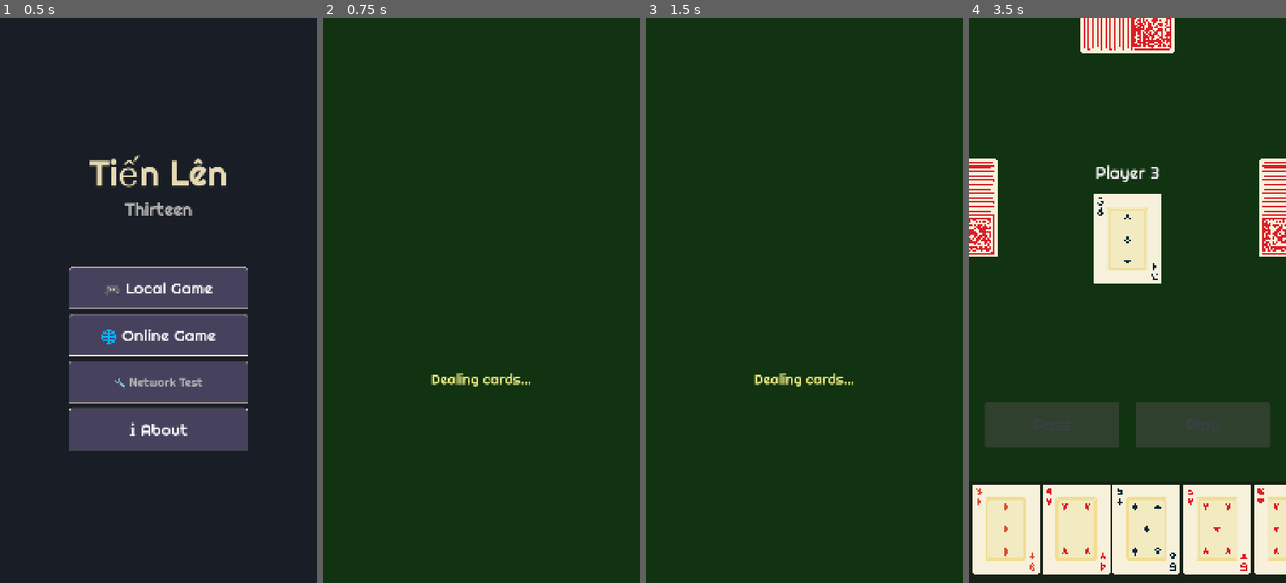
Above: before the commit, frames 1-4 (left to right).
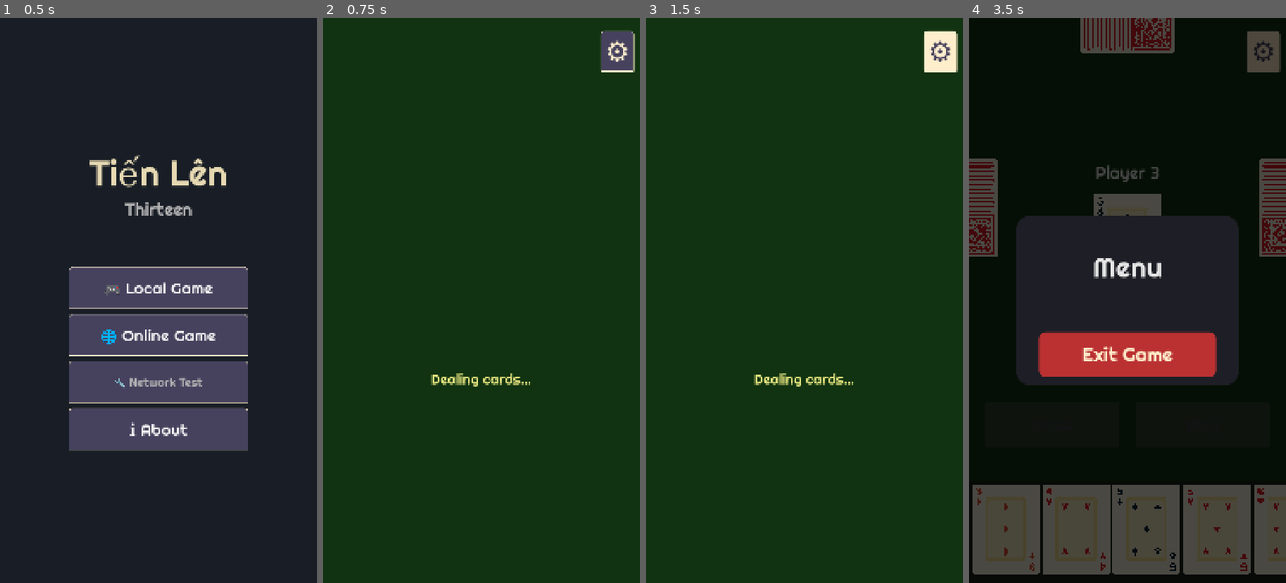
Above: after the commit, the same moments.

Repository: binhrobles/thirteen
Game: Godot game, scene res://scenes/main_menu.tscn
Same seed, same stepped clock (60 frames per second), same inputs: the game is played once before the commit and once after it.
Inputs (mouse positions are in pixels of both pictures, inside the frame that each line leads up to):
- Up to frame 1 (0.5 s): no input
- Up to frame 2 (0.75 s): click "🎮 Local Game" at 0.5 s
- Up to frame 3 (1.5 s): click (940, 51) at 1.25 s, where only the run after the commit has a clickable "⚙"
- Up to frame 4 (3.5 s): click (1263, 51) at 2 s, where only the run after the commit has a clickable "⚙"; click (1263, 51) at 2.75 s, where only the run after the commit has a clickable "⚙"

Frame 1 is identical in both runs. In frame 2, 0.8% of the frame differs, in the area x 87-99%, y 2-10%; in frame 3, 0.8%; in frame 4, 83%, in the area x 0-100%, y 0-99%.
Error after the commit: Invalid call. Nonexistent function 'show_menu' in base 'Nil'. (res://scripts/main.gd:325)

Commit message:
Add in-game menu with Exit Game button
Menu features:
- Cog button (⚙) in top right corner of in-game screens
- Opens centered overlay menu when clicked
- Menu has red "Exit Game" button that returns to main menu
- Menu can be dismissed by clicking background
- Mobile-responsive sizing based on viewport

Implementation:
- New InGameMenu class (scripts/in_game_menu.gd) - overlay with theme
- Cog button added to main.tscn and networked_game.tscn
- Wired up in both main.gd and networked_game.gd
- Networked game properly disconnects WebSocket before exiting
- Menu uses Soft Retro theme for consistency

Co-Authored-By: Claude Sonnet 4.5 <noreply@anthropic.com>

Diff:
--- a/scenes/main.tscn
+++ b/scenes/main.tscn
@@ -81,3 +81,16 @@
 grow_horizontal = 2
 grow_vertical = 0
 text = "Pass"
+
+[node name="MenuButton" type="Button" parent="."]
+layout_mode = 1
+anchors_preset = 1
+anchor_left = 1.0
+anchor_right = 1.0
+offset_left = -80.0
+offset_top = 20.0
+offset_right = -20.0
+offset_bottom = 80.0
+grow_horizontal = 0
+theme_override_font_sizes/font_size = 32
+text = "⚙"
--- a/scenes/networked_game.tscn
+++ b/scenes/networked_game.tscn
@@ -29,3 +29,8 @@
 layout_mode = 0
 theme_override_font_sizes/font_size = 48
 text = "Connecting..."
+
+[node name="MenuButton" type="Button" parent="."]
+layout_mode = 0
+theme_override_font_sizes/font_size = 32
+text = "⚙"
--- /dev/null
+++ b/scripts/in_game_menu.gd
@@ -0,0 +1,131 @@
+class_name InGameMenu
+extends Control
+
+## In-game pause/settings menu overlay
+
+signal exit_game_requested()  # Emitted when player wants to exit to main menu
+
+@onready var background: ColorRect
+@onready var menu_panel: Panel
+@onready var exit_button: Button
+
+const SoftRetroTheme := preload("res://assets/themes/soft_retro/soft_retro.tres")
+
+
+func _ready() -> void:
+	_setup_ui()
+	hide()  # Hidden by default
+
+
+func _setup_ui() -> void:
+	"""Create the in-game menu UI"""
+	# Apply retro theme for consistent font
+	theme = SoftRetroTheme
+
+	# Get viewport for responsive sizing
+	var viewport_size := get_viewport_rect().size
+	var viewport_height := viewport_size.y
+
+	# Full screen overlay
+	anchor_right = 1.0
+	anchor_bottom = 1.0
+	mouse_filter = Control.MOUSE_FILTER_STOP
+	z_index = 200  # Render above everything else
+	z_as_relative = false  # Use absolute z-index
+
+	# Semi-transparent background (tap to dismiss)
+	background = ColorRect.new()
+	background.anchor_right = 1.0
+	background.anchor_bottom = 1.0
+	background.color = Color(0, 0, 0, 0.7)
+	background.mouse_filter = Control.MOUSE_FILTER_STOP
+	background.gui_input.connect(_on_background_input)
+	add_child(background)
+
+	# Menu panel (centered)
+	menu_panel = Panel.new()
+	menu_panel.anchor_left = 0.15
+	menu_panel.anchor_right = 0.85
+	menu_panel.anchor_top = 0.35
+	menu_panel.anchor_bottom = 0.65
+	var style_box := StyleBoxFlat.new()
+	style_box.bg_color = Color(0.12, 0.12, 0.15)
+	var corner_radius := int(viewport_height * 0.024)  # ~20px on 844px screen
+	style_box.corner_radius_top_left = corner_radius
+	style_box.corner_radius_top_right = corner_radius
+	style_box.corner_radius_bottom_left = corner_radius
+	style_box.corner_radius_bottom_right = corner_radius
+	menu_panel.add_theme_stylebox_override("panel", style_box)
+	add_child(menu_panel)
+
+	# Container for menu items
+	var vbox := VBoxContainer.new()
+	vbox.anchor_left = 0.1
+	vbox.anchor_right = 0.9
+	vbox.anchor_top = 0.2
+	vbox.anchor_bottom = 0.8
+	vbox.add_theme_constant_override("separation", int(viewport_height * 0.03))  # ~25px spacing
+	menu_panel.add_child(vbox)
+
+	# Title
+	var title_label := Label.new()
+	title_label.text = "Menu"
+	title_label.horizontal_alignment = HORIZONTAL_ALIGNMENT_CENTER
+	title_label.add_theme_font_size_override("font_size", int(viewport_height * 0.05))  # ~42px on 844px screen
+	title_label.add_theme_color_override("font_color", Color(0.9, 0.9, 0.9))
+	vbox.add_child(title_label)
+
+	# Spacer
+	var spacer := Control.new()
+	spacer.custom_minimum_size = Vector2(0, int(viewport_height * 0.024))
+	vbox.add_child(spacer)
+
+	# Exit Game button (red)
+	exit_button = Button.new()
+	exit_button.text = "Exit Game"
+	exit_button.custom_minimum_size = Vector2(0, int(viewport_height * 0.08))  # ~70px on 844px screen
+	exit_button.add_theme_font_size_override("font_size", int(viewport_height * 0.035))  # ~30px on 844px screen
+
+	# Red button style
+	var exit_style := StyleBoxFlat.new()
+	exit_style.bg_color = Color(0.8, 0.2, 0.2, 0.9)  # Red
+	var button_radius := int(viewport_height * 0.012)  # ~10px on 844px screen
+	exit_style.corner_radius_top_left = button_radius
+	exit_style.corner_radius_top_right = button_radius
+	exit_style.corner_radius_bottom_left = button_radius
+	exit_style.corner_radius_bottom_right = button_radius
+	exit_button.add_theme_stylebox_override("normal", exit_style)
+
+	# Darker red hover style
+	var exit_hover_style := StyleBoxFlat.new()
+	exit_hover_style.bg_color = Color(0.9, 0.3, 0.3, 0.9)
+	exit_hover_style.corner_radius_top_left = button_radius
+	exit_hover_style.corner_radius_top_right = button_radius
+	exit_hover_style.corner_radius_bottom_left = button_radius
+	exit_hover_style.corner_radius_bottom_right = button_radius
+	exit_button.add_theme_stylebox_override("hover", exit_hover_style)
+
+	exit_button.pressed.connect(_on_exit_button_pressed)
+	vbox.add_child(exit_button)
+
+
+func show_menu() -> void:
+	"""Display the in-game menu"""
+	show()
+
+
+func _on_background_input(event: InputEvent) -> void:
+	"""Handle tap on background to dismiss"""
+	if event is InputEventMouseButton and event.pressed and event.button_index == MOUSE_BUTTON_LEFT:
+		_dismiss()
+
+
+func _dismiss() -> void:
+	"""Close the menu"""
+	hide()
+
+
+func _on_exit_button_pressed() -> void:
+	"""Handle exit button press"""
+	exit_game_requested.emit()
+	hide()
--- a/scripts/main.gd
+++ b/scripts/main.gd
@@ -6,9 +6,11 @@
 const OpponentHandScript := preload("res://scripts/opponent_hand.gd")
 const PlayHistoryDrawerScript := preload("res://scripts/play_history_drawer.gd")
 const GameOverScreenScript := preload("res://scripts/game_over_screen.gd")
+const InGameMenuScript := preload("res://scripts/in_game_menu.gd")
 
 @onready var play_button: Button = $PlayButton
 @onready var pass_button: Button = $PassButton
+@onready var menu_button: Button = $MenuButton
 @onready var title_label: Label = $Title
 @onready var subtitle_label: Label = $Subtitle
 
@@ -18,6 +20,7 @@
 var play_area_ui
 var play_history_drawer
 var game_over_screen
+var in_game_menu
 var opponent_hands: Array = []  # Array of OpponentHand for players 1, 2, 3
 
 
@@ -100,6 +103,18 @@
 	play_disabled_style.corner_radius_bottom_right = 8
 	play_button.add_theme_stylebox_override("disabled", play_disabled_style)
 
+	# Configure Menu button (top right, cog icon)
+	menu_button.anchor_left = 1.0
+	menu_button.anchor_right = 1.0
+	menu_button.anchor_top = 0.0
+	menu_button.anchor_bottom = 0.0
+	menu_button.offset_left = -int(viewport_size.x * 0.12)  # 12% from right
+	menu_button.offset_top = int(viewport_size.y * 0.024)  # 2.4% from top
+	menu_button.offset_right = -int(viewport_size.x * 0.024)  # 2.4% from right
+	menu_button.offset_bottom = int(viewport_size.y * 0.095)  # Height ~7% of viewport
+	menu_button.add_theme_font_size_override("font_size", int(viewport_size.y * 0.05))  # 5% of viewport height
+	menu_button.pressed.connect(_on_menu_button_pressed)
+
 
 func _initialize_game() -> void:
 	"""Initialize a new game"""
@@ -140,6 +155,11 @@
 	# Create play history drawer
 	play_history_drawer = PlayHistoryDrawerScript.new()
 	add_child(play_history_drawer)
+
+	# Create in-game menu
+	in_game_menu = InGameMenuScript.new()
+	add_child(in_game_menu)
+	in_game_menu.exit_game_requested.connect(_on_exit_game_requested)
 
 	# Connect play area signal to show history drawer
 	play_area_ui.history_requested.connect(_on_history_requested)
@@ -298,3 +318,14 @@
 	# Wait one frame for cleanup, then initialize new game
 	await get_tree().process_frame
 	_initialize_game()
+
+
+func _on_menu_button_pressed() -> void:
+	"""Show in-game menu when cog button is pressed"""
+	in_game_menu.show_menu()
+
+
+func _on_exit_game_requested() -> void:
+	"""Handle exit game request from in-game menu"""
+	print("Exiting game, returning to main menu")
+	get_tree().change_scene_to_file("res://scenes/main_menu.tscn")
--- a/scripts/networked_game.gd
+++ b/scripts/networked_game.gd
@@ -7,13 +7,16 @@
 const PlayAreaScene := preload("res://scenes/play_area.tscn")
 const OpponentHandScript := preload("res://scripts/opponent_hand.gd")
 const CardScript := preload("res://scripts/card.gd")
+const InGameMenuScript := preload("res://scripts/in_game_menu.gd")
 
 @onready var play_button: Button = $PlayButton
 @onready var pass_button: Button = $PassButton
+@onready var menu_button: Button = $MenuButton
 @onready var status_label: Label = $StatusLabel
 
 var player_hand_ui
 var play_area_ui
+var in_game_menu
 var opponent_hands: Array = []
 
 # Network game state
@@ -124,6 +127,18 @@
 	status_label.horizontal_alignment = HORIZONTAL_ALIGNMENT_CENTER
 	status_label.vertical_alignment = VERTICAL_ALIGNMENT_CENTER
 
+	# Configure Menu button (top right, cog icon)
+	menu_button.anchor_left = 1.0
+	menu_button.anchor_right = 1.0
+	menu_button.anchor_top = 0.0
+	menu_button.anchor_bottom = 0.0
+	menu_button.offset_left = -int(viewport_size.x * 0.12)  # 12% from right
+	menu_button.offset_top = int(viewport_size.y * 0.024)  # 2.4% from top
+	menu_button.offset_right = -int(viewport_size.x * 0.024)  # 2.4% from right
+	menu_button.offset_bottom = int(viewport_size.y * 0.095)  # Height ~7% of viewport
+	menu_button.add_theme_font_size_override("font_size", int(viewport_size.y * 0.05))  # 5% of viewport height
+	menu_button.pressed.connect(_on_menu_button_pressed)
+
 
 func _setup_game_ui() -> void:
 	# Create play area
@@ -153,6 +168,11 @@
 
 	# Connect card selection signal
 	player_hand_ui.selection_changed.connect(_on_selection_changed)
+
+	# Create in-game menu
+	in_game_menu = InGameMenuScript.new()
+	add_child(in_game_menu)
+	in_game_menu.exit_game_requested.connect(_on_exit_game_requested)
 
 
 func _update_turn_display() -> void:
@@ -299,3 +319,17 @@
 	# Wait a moment then return to lobby
 	await get_tree().create_timer(2.0).timeout
 	get_tree().change_scene_to_file("res://scenes/online_lobby.tscn")
+
+
+func _on_menu_button_pressed() -> void:
+	"""Show in-game menu when cog button is pressed"""
+	in_game_menu.show_menu()
+
+
+func _on_exit_game_requested() -> void:
+	"""Handle exit game request from in-game menu"""
+	print("Exiting game, returning to main menu")
+	# Disconnect from WebSocket if connected
+	if WebSocketClient:
+		WebSocketClient.disconnect_from_server()
+	get_tree().change_scene_to_file("res://scenes/main_menu.tscn")
